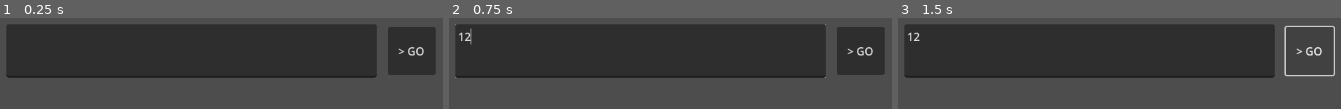
Above: before the commit, frames 1-3 (left to right).
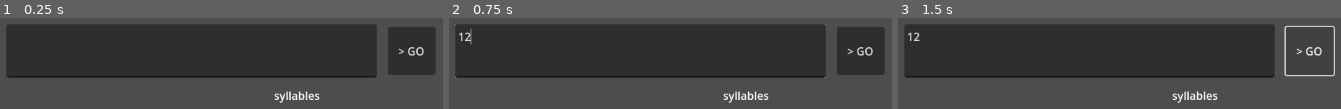
Above: after the commit, the same moments.

Repository: sjkillen/bubble-pack
Game: Godot game, scene res://nlp/interactive_dictionary.tscn
Same seed, same stepped clock (60 frames per second), same inputs: the game is played once before the commit and once after it. The project has no main scene, so this scene is started directly.
Inputs (mouse positions are in pixels of both pictures, inside the frame that each line leads up to):
- Up to frame 1 (0.25 s): no input
- Up to frame 2 (0.75 s): click (639, 50) at 0.52 s; type "12" at 0.6 s
- Up to frame 3 (1.5 s): click "> GO" at 1.25 s

The runs differ from the first frame. In frame 1, 0.6% of the frame differs, in the area x 61-73%, y 80-94%; in frame 2, 0.6%; in frame 3, 0.6%.
Error in both runs: Attempt to call function 'get_as_text' in base 'null instance' on a null instance. (res://nlp/wordnet.gd:37)

Commit message:
add syllable counter

Diff:
--- a/nlp/interactive_dictionary.gd
+++ b/nlp/interactive_dictionary.gd
@@ -13,3 +13,4 @@
 
 	$PartOfSpeech.text = data["definitions"][0]["partOfSpeech"]
 	$Definition.text = data["definitions"][0]["meaning"]
+	$Syllables.text = str($SyllableCounter.count(word))
--- a/nlp/interactive_dictionary.tscn
+++ b/nlp/interactive_dictionary.tscn
@@ -1,7 +1,8 @@
-[gd_scene load_steps=3 format=3 uid="uid://b1d70n0v6tq03"]
+[gd_scene load_steps=4 format=3 uid="uid://b1d70n0v6tq03"]
 
 [ext_resource type="Script" path="res://nlp/interactive_dictionary.gd" id="1_qgfkk"]
 [ext_resource type="Script" path="res://nlp/wordnet.gd" id="1_qnvhq"]
+[ext_resource type="Script" path="res://nlp/syllable_counter.gd" id="3_s0106"]
 
 [node name="InteractiveDictionary" type="Node2D"]
 script = ExtResource("1_qgfkk")
@@ -25,8 +26,21 @@
 [node name="PartOfSpeech" type="RichTextLabel" parent="."]
 offset_left = 44.0
 offset_top = 168.0
-offset_right = 524.0
+offset_right = 329.0
 offset_bottom = 256.0
+
+[node name="Syllables" type="RichTextLabel" parent="."]
+offset_left = 400.0
+offset_top = 169.0
+offset_right = 685.0
+offset_bottom = 257.0
+
+[node name="SyllablesLabel" type="RichTextLabel" parent="."]
+offset_left = 424.0
+offset_top = 168.0
+offset_right = 709.0
+offset_bottom = 256.0
+text = "syllables"
 
 [node name="Definition" type="RichTextLabel" parent="."]
 offset_left = 49.0
@@ -34,4 +48,7 @@
 offset_right = 968.0
 offset_bottom = 585.0
 
+[node name="SyllableCounter" type="Node" parent="."]
+script = ExtResource("3_s0106")
+
 [connection signal="pressed" from="Go" to="." method="_on_go_pressed"]
--- /dev/null
+++ b/nlp/syllable_counter.gd
@@ -0,0 +1,35 @@
+extends Node
+
+var DIPHTHONG = r"i[aou]|uo|eo"
+
+var VOWEL = ["a", "e", "i", "o", "u"]
+var SILENT = r"e$"
+
+
+var silent = RegEx.new()
+var diphthong = RegEx.new()
+
+
+
+# Called when the node enters the scene tree for the first time.
+func _ready() -> void:
+	diphthong.compile(DIPHTHONG)
+	silent.compile(SILENT)
+
+# Called every frame. 'delta' is the elapsed time since the previous frame.
+func _process(delta: float) -> void:
+	pass
+
+func count(w:String):
+	var data = silent.sub(w, "")
+	data = diphthong.sub(data, "aha")
+	var v = false
+	var s = 0
+	for l in data:
+		if l in VOWEL:
+			if not v:
+				v = true
+				s += 1
+		else:
+			v = false
+	return s
